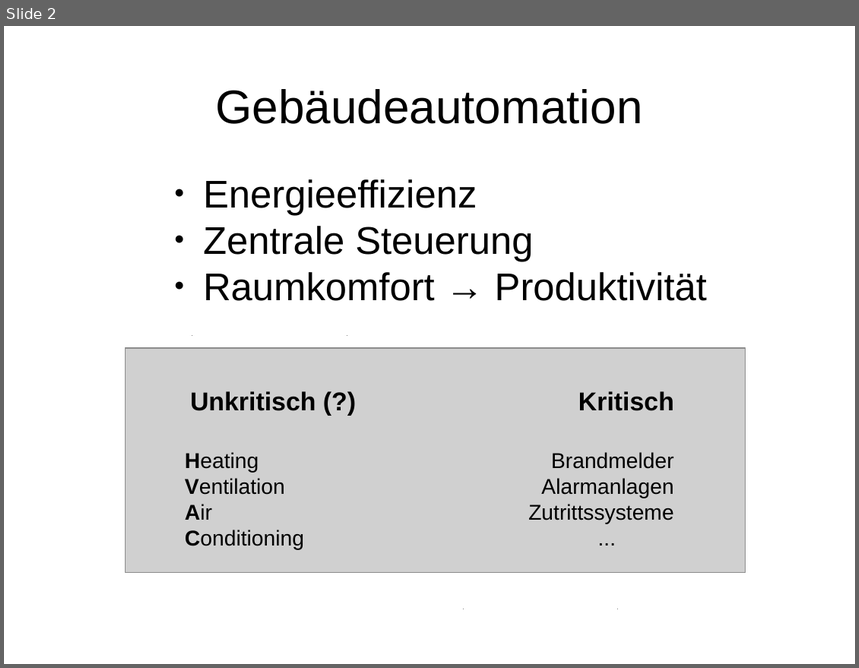
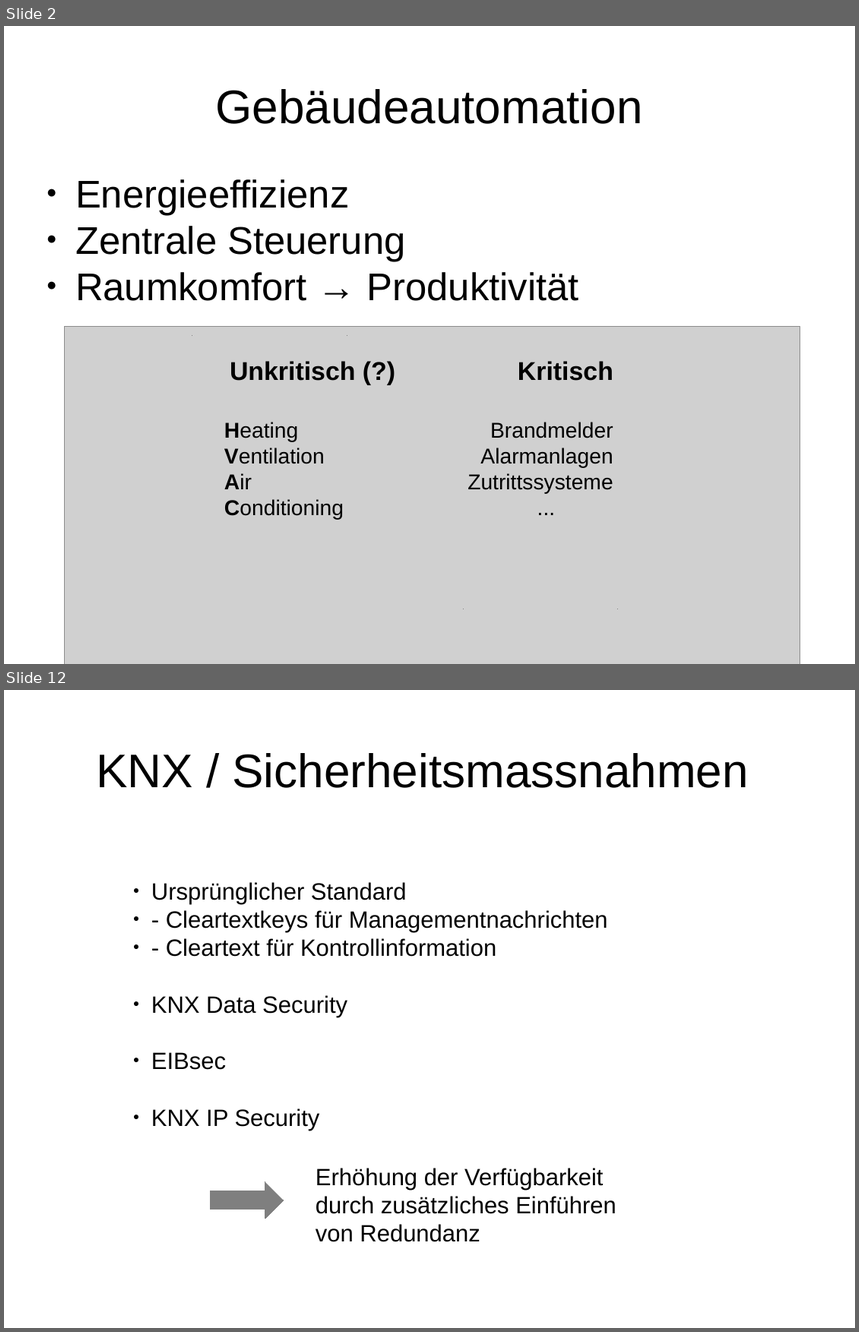
Before and after one commit to hglanzer/knxSec, a slide deck: Praesentation/KNX praesentation.odp. Shown one above the other, each under a label of ours: slide 2 before the commit, slides 2 and 12 after it; the slides between them are not shown. The pictures are 859x668 and 859x1332 pixels, drawn with LibreOffice and Linux fonts; fonts in the diff are those of the drawing; grey boxes stand for pictures; background and template pictures are left out. Boxes give left, top, right and bottom in pixels: in the first picture for what was removed or moved away, otherwise in the second. Text is boxed around its words. In the diff, an @@ line names an element or a change of style, - is before the commit and + after.

```diff
--- a/Praesentation/KNX praesentation.odp
+++ b/Praesentation/KNX praesentation.odp
@@ slide 12 added at <box>4,690,855,1328</box>, background picture (left out) @@
@@ title added at <box>96,753,748,788</box>, 44 pt, text #000000 @@
+KNX / Sicherheitsmassnahmen
@@ text added at <box>151,882,608,1131</box>, 22 pt, text #000000 @@
+● Ursprünglicher Standard
+● - Cleartextkeys für Managementnachrichten
+● - Cleartext für Kontrollinformation
+● KNX Data Security
+● EIBsec
+● KNX IP Security
@@ text added at <box>316,1168,617,1243</box>, 22 pt, text #000000 @@
+Erhöhung der Verfügbarkeit
+durch zusätzliches Einführen von Redundanz
@@ right arrow added at <box>211,1182,284,1219</box>, fill #000000 at 50% opacity, outline #808080 0 pt @@
@@ slide 2 changed as well @@
@@ subtitle "Energieeffizienz" at <box>75,180,579,301</box>: list level 8 to 1 in "Energieeffizienz"; list level 8 to 1 in "Zentrale Steuerung"; list level 8 to 1 in "Raumkomfort → Produktivität" @@
@@ picture: place and size @@
-picture at <box>126,348,746,573</box>
+picture at <box>65,327,801,664</box>
@@ text "Unkritisch (?)": place and size @@
-text "Unkritisch (?)" at <box>185,392,316,550</box>
+text "Unkritisch (?)" at <box>224,361,356,520</box>
@@ text "Kritisch": place and size @@
-text "Kritisch" at <box>528,392,674,525</box>
+text "Kritisch" at <box>468,361,614,494</box>
@@ fill #CFE7F5 to #CFE7F5 at 50% opacity in 4 elements at <box>192,337,192,337</box>, <box>464,610,464,610</box>, <box>347,337,347,337</box>, <box>618,610,618,610</box> @@
```
Also in this commit, not shown: 1 other slide changed, 14 other slides added, 17 other files.
